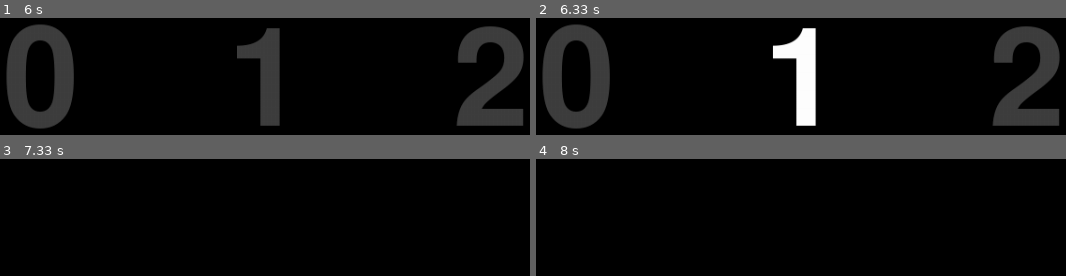
Above: before the commit, frames 1-4 (two rows, left to right).
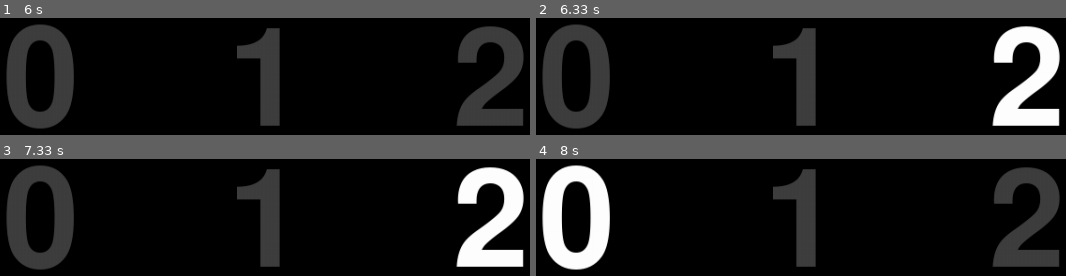
Above: after the commit, the same moments.

Repository: StarikovaA/PBSM
Game: pygame game, started from experimental_design/speller_matrix.py
Same seed, same stepped clock (60 frames per second), same inputs: the game is played once before the commit and once after it.
Inputs:
- Up to frame 1 (6 s): no input
- Up to frame 2 (6.33 s): no input
- Up to frame 3 (7.33 s): no input
- Up to frame 4 (8 s): no input

Frame 1 is identical in both runs. In frame 2, 10% of the frame differs, in the area x 44-99%, y 6-93%; in frame 3, 17%, in the area x 1-99%, y 5-95%; in frame 4, 17%.

Commit message:
45 flickers

Diff:
--- a/experimental_design/speller_matrix.py
+++ b/experimental_design/speller_matrix.py
@@ -26,10 +26,12 @@
 
 matrix_symbols = ["0", "1", "2"]
 symbol_colors = [
-    (255, 255, 255, 255),  # White (0)
+    (64, 64, 64, 255),  # All light gray
     (64, 64, 64, 255),
     (64, 64, 64, 255),
 ]
+
+highlighted_color = (255, 255, 255, 255)  # White color for highlighted symbols
 
 horizontal_gap = window_width_px // (len(matrix_symbols) + 1)
 vertical_position = window_height_px // 2
@@ -54,6 +56,12 @@
 game_state = 0
 scene_state = 0
 iteration_count = 0
+counter_task = 0
+counter_0 = 0
+counter_1 = 0
+counter_2 = 0
+
+highlighted_symbols = []  # Keep track of the highlighted symbols
 
 while running:
     if game_state == 0:
@@ -79,8 +87,8 @@
             time.sleep(1)
             game_state = 1  # Move to the next game state
     elif game_state == 1:
-    # Iterate the main game loop 15 times
-        for _ in range(10):
+        # Iterate the main game loop 15 times
+        for _ in range(45):
             window.fill((0, 0, 0))  # Black
             # Update the symbol colors every 128 milliseconds
             current_time = pygame.time.get_ticks()
@@ -88,12 +96,25 @@
                 last_update_time = current_time
                 random.shuffle(symbol_colors)  # Randomly shuffle the symbol colors
 
+            highlighted_symbol = None  # The symbol to be highlighted
+
+            if len(highlighted_symbols) == len(matrix_symbols):
+                # If all symbols have been highlighted, reset the list
+                highlighted_symbols = []
+
+            # Randomly select a symbol that hasn't been highlighted yet
+            while highlighted_symbol is None or highlighted_symbol in highlighted_symbols:
+                highlighted_symbol = random.choice(matrix_symbols)
+
+            highlighted_symbols.append(highlighted_symbol)
+
             # Draw the symbols on the window
             for symbol, position in zip(matrix_symbols, symbol_positions):
                 font_size = int(0.3 * min(window_width_px, window_height_px))  # Adjust font size based on window size
                 font = pygame.font.Font(None, font_size)
                 color = symbol_colors[matrix_symbols.index(symbol)]
-                text = font.render(symbol, True, color)
+                text_color = highlighted_color if symbol == highlighted_symbol else color
+                text = font.render(symbol, True, text_color)
                 text_rect = text.get_rect(center=position)
                 window.blit(text, text_rect)
 
@@ -112,10 +133,18 @@
 
             # Increment the iteration count
             iteration_count += 1
-            print(iteration_count)
-            if iteration_count == 10:
+            print(f"Iteration: {iteration_count}, Highlighted Symbol: {highlighted_symbol}")
+            print(type(highlighted_symbol))
+            if (highlighted_symbol == "0"):
+                counter_0 = counter_0 + 1
+            elif (highlighted_symbol == "1"):
+                counter_1 = counter_1 + 1
+            elif (highlighted_symbol == "2"):
+                counter_2 = counter_2 + 1
+            if iteration_count == 45:
                 game_state = 2
                 iteration_count = 0
+
 
     elif game_state == 2:
         # Display black screen for 2 seconds
@@ -123,5 +152,7 @@
         pygame.display.update()
         time.sleep(2)
         game_state = 0
+        counter_task += 1
+        print(f'Task number: {counter_task}, 0: {counter_0}, 1: {counter_1}, 2: {counter_2}')
 
 pygame.quit()
